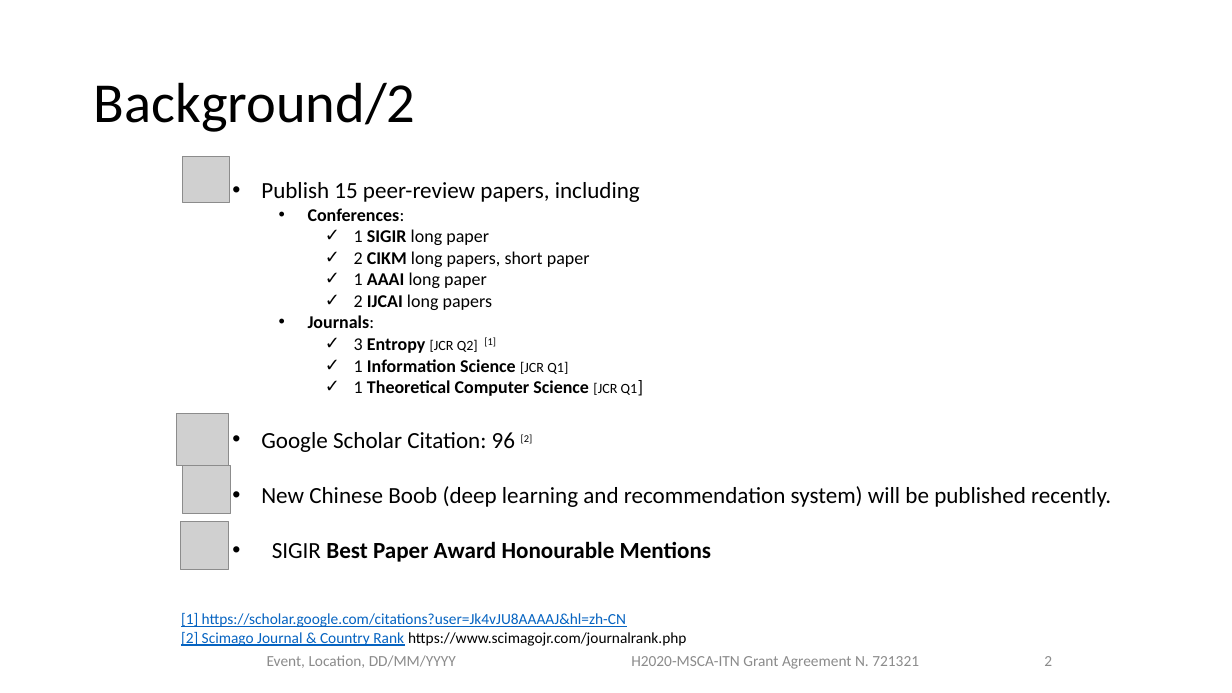
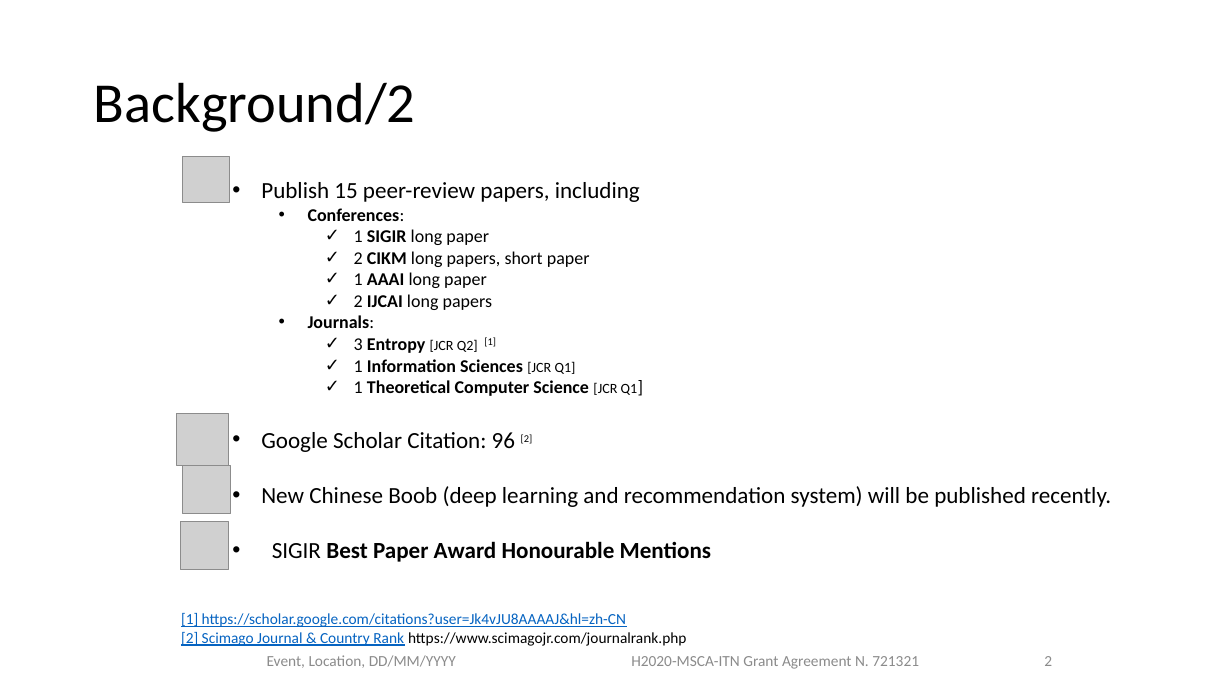
Before and after one commit to wabyking/wabyking.github.io, a slide deck: slide 3 of talks/quartz_mid_improved.pptx. Drawn at 1232x693 pixels with LibreOffice and Linux fonts; fonts in the diff are those of the drawing; grey boxes stand for pictures; background and template pictures are left out. Boxes give left, top, right and bottom in pixels: in the first picture for what was removed or moved away, otherwise in the second. Text is boxed around its words. In the diff, an @@ line names an element or a change of style, - is before the commit and + after.

Commit message:
add slides

```diff
--- a/talks/quartz_mid_improved.pptx
+++ b/talks/quartz_mid_improved.pptx
@@ text at (354,359,576,374): text changed @@
-    ✓ 1 Information Science [JCR Q1]
+    ✓ 1 Information Sciences [JCR Q1]
```
Also in this commit, not shown: 8 other files.
